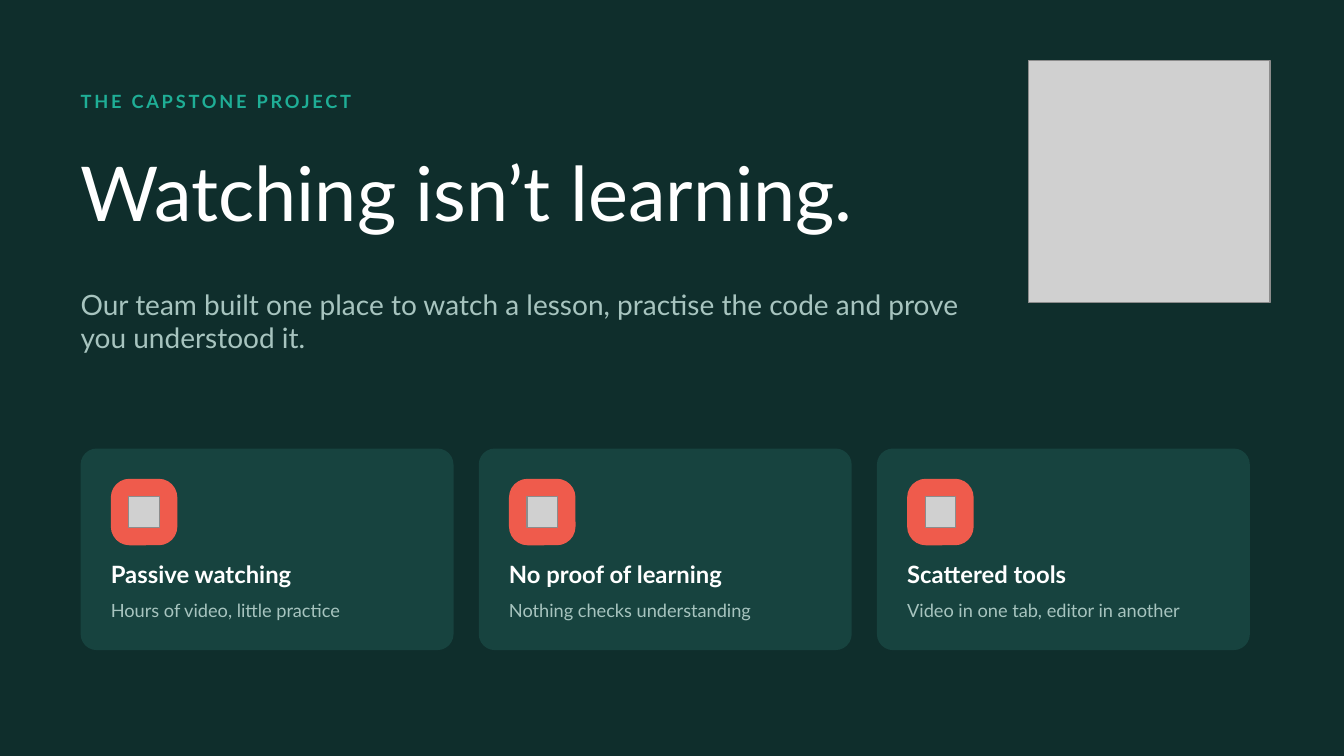
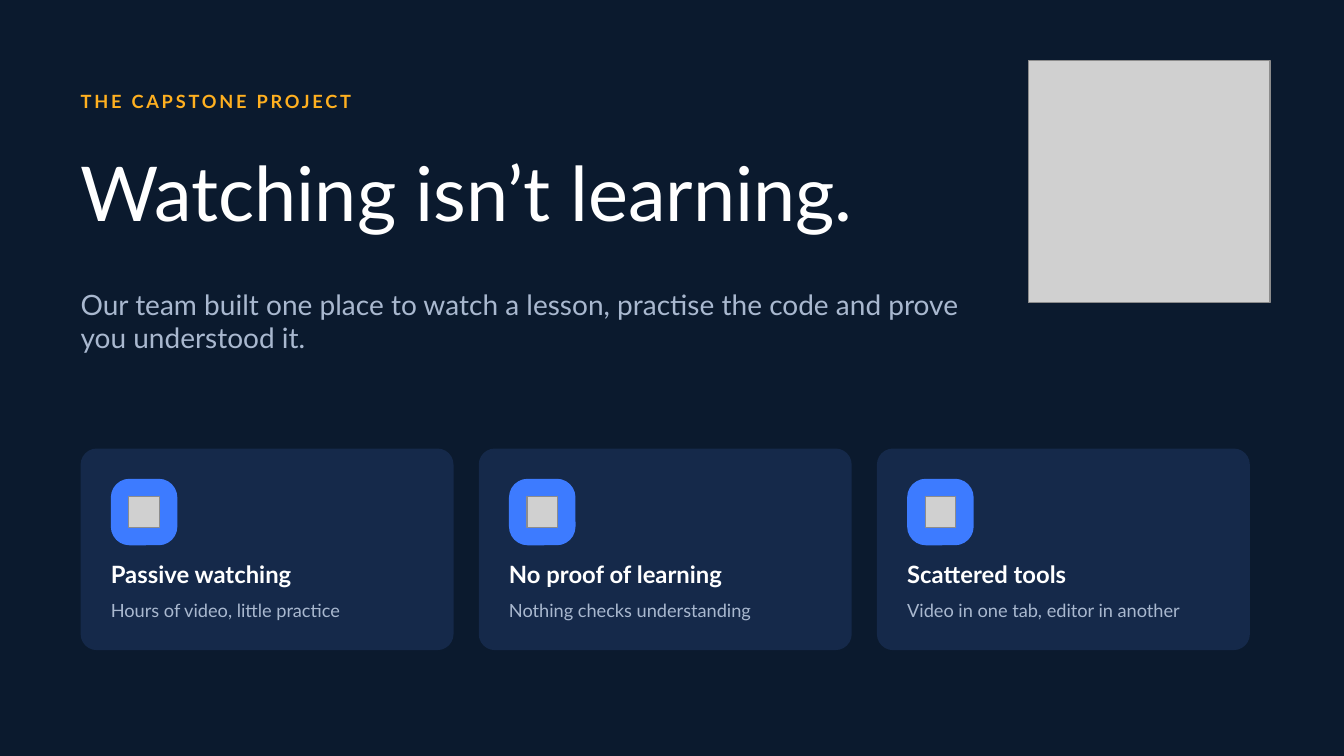
Before and after one commit to Saif-eldin-Ahmed-Helmy/Interactive-Learning-Platform, a slide deck: slide 6 of output/discussion/Maaly-DEPI-Discussion.pptx (slide 5 before the commit). Drawn at 1344x756 pixels with LibreOffice and Linux fonts; fonts in the diff are those of the drawing; grey boxes stand for pictures. Boxes give left, top, right and bottom in pixels: in the first picture for what was removed or moved away, otherwise in the second. Text is boxed around its words. In the diff, an @@ line names an element or a change of style, - is before the commit and + after.

```diff
--- a/output/discussion/Maaly-DEPI-Discussion.pptx
+++ b/output/discussion/Maaly-DEPI-Discussion.pptx
@@ background #0F2E2C to #0B1A2E @@
@@ text "THE CAPSTONE PROJECT" at <box>81,94,352,108</box>: text colour #1FAE96 to #FFB020 @@
@@ fill #17433F to #15294A in 3 elements at <box>81,449,454,650</box>, <box>479,449,852,650</box>, <box>877,449,1250,650</box> @@
@@ fill #EF5B4C to #3D7BFF in 3 elements at <box>111,479,177,545</box>, <box>509,479,576,545</box>, <box>907,479,974,545</box> @@
@@ text colour #A7C4BF to #A9B8CF in 4 elements at <box>81,294,958,353</box>, <box>111,603,340,620</box>, <box>509,603,751,621</box>, <box>907,603,1180,619</box> @@
```
Also in this commit, not shown: 8 other slides changed, 4 slides added, 3 slides removed, 10 other files.
